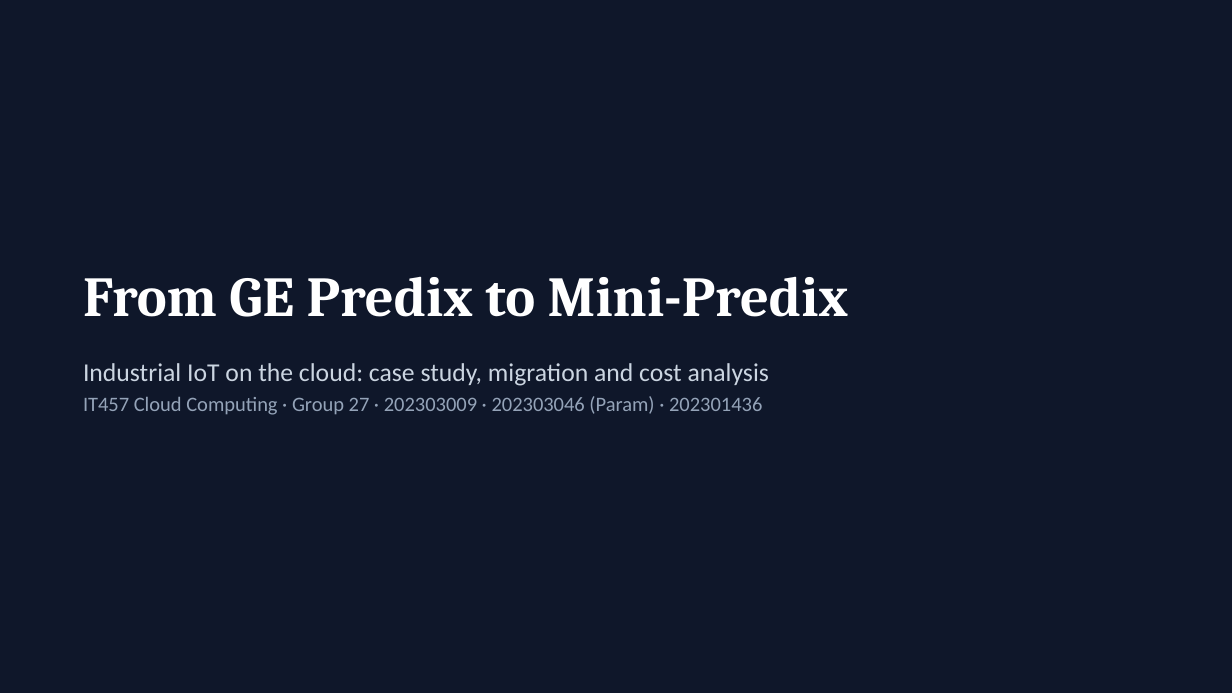
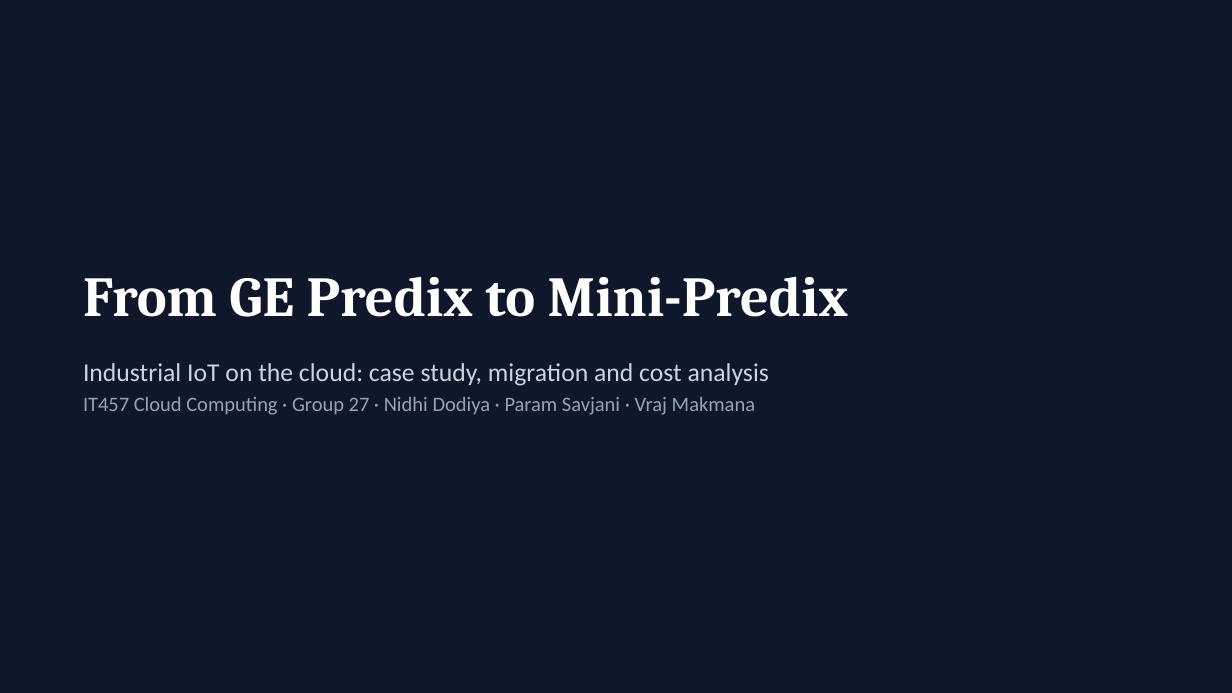
Before and after one commit to paramsavjani/it457-mini-predix, a slide deck: slide 1 of final/IT457_Group27_GE_Predix.pptx. Drawn at 1232x693 pixels with LibreOffice and Linux fonts; fonts in the diff are those of the drawing. Boxes give left, top, right and bottom in pixels: in the first picture for what was removed or moved away, otherwise in the second. Text is boxed around its words. In the diff, an @@ line names an element or a change of style, - is before the commit and + after.

```diff
--- a/final/IT457_Group27_GE_Predix.pptx
+++ b/final/IT457_Group27_GE_Predix.pptx
@@ text at box(83, 397, 755, 415): text changed @@
-IT457 Cloud Computing · Group 27 · 202303009 · 202303046 (Param) · 202301436
+IT457 Cloud Computing · Group 27 · Nidhi Dodiya · Param Savjani · Vraj Makmana
```
Also in this commit, not shown: 3 other slides changed, 9 other files.
